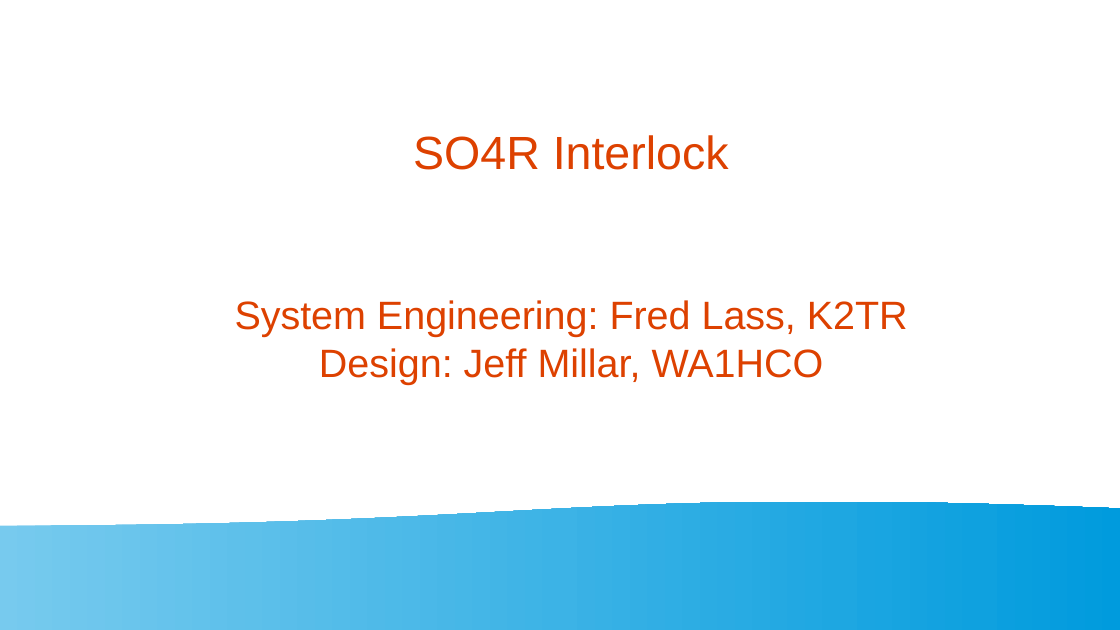
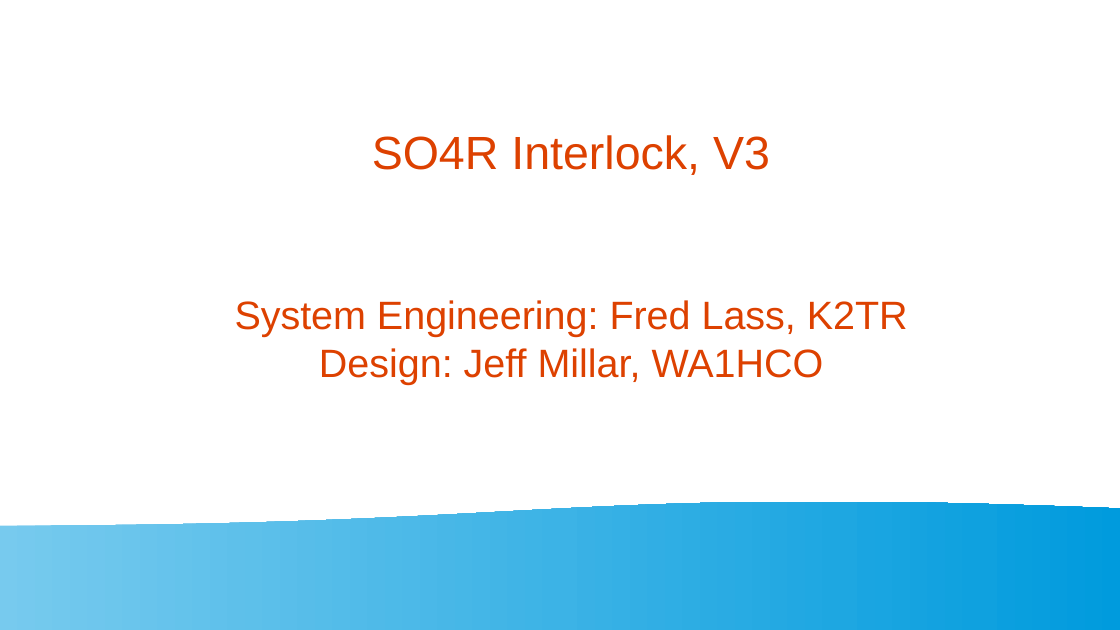
Before and after one commit to wa1hco/SO4R_Interlock, a slide deck: slide 1 of SO4R_Interlock.odp. Drawn at 1120x630 pixels with LibreOffice and Linux fonts; fonts in the diff are those of the drawing. Boxes give left, top, right and bottom in pixels: in the first picture for what was removed or moved away, otherwise in the second. Text is boxed around its words. In the diff, an @@ line names an element or a change of style, - is before the commit and + after.

Commit message:
minor tweaks to schematic for appearance Added some datasheets Deleted some unused kicad designs directory trees

```diff
--- a/SO4R_Interlock.odp
+++ b/SO4R_Interlock.odp
@@ title at <box>235,135,908,385</box>: text changed @@
-SO4R Interlock
-System Engineering: Fred Lass, K2TR
-Design: Jeff Millar, WA1HCO
+SO4R Interlock, V3
+System Engineering: Fred Lass, K2TR
+Design: Jeff Millar, WA1HCO
```
Also in this commit, not shown: 6 other slides changed, 2 slides added, 1 slide removed, 19 other files.
